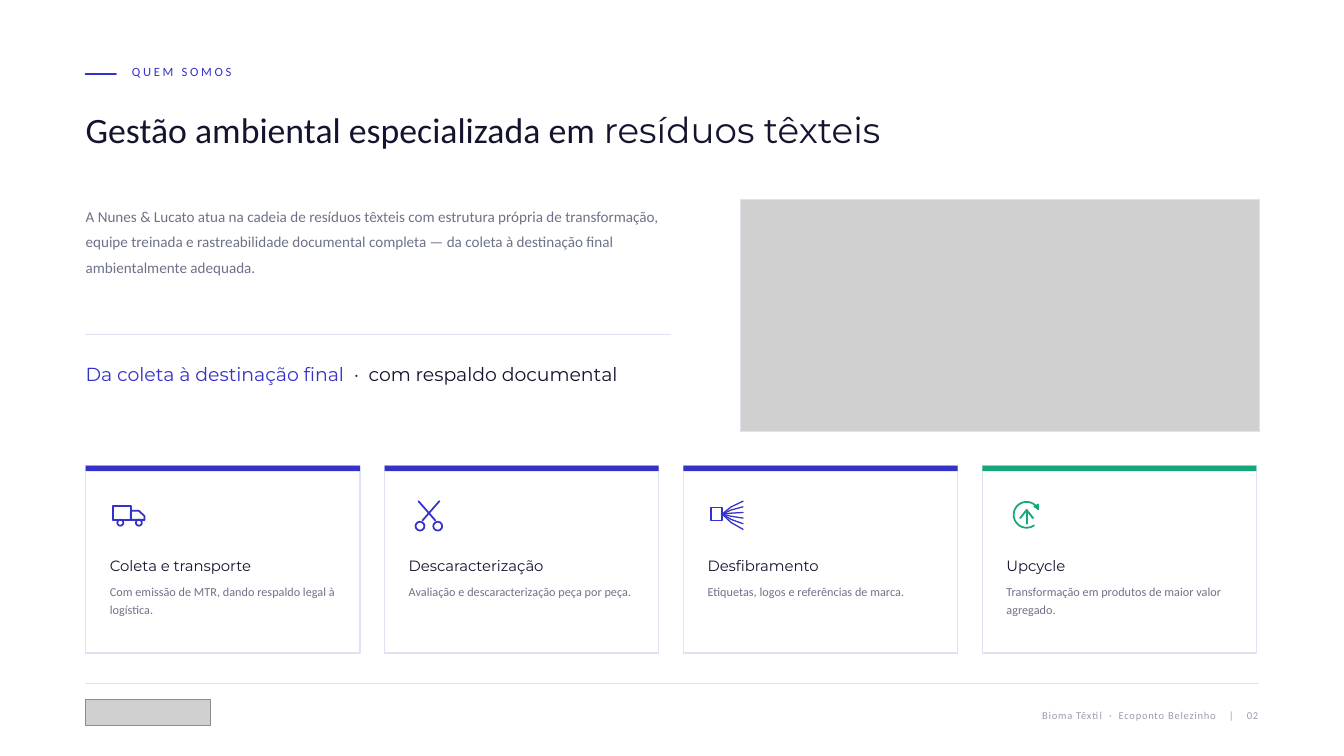
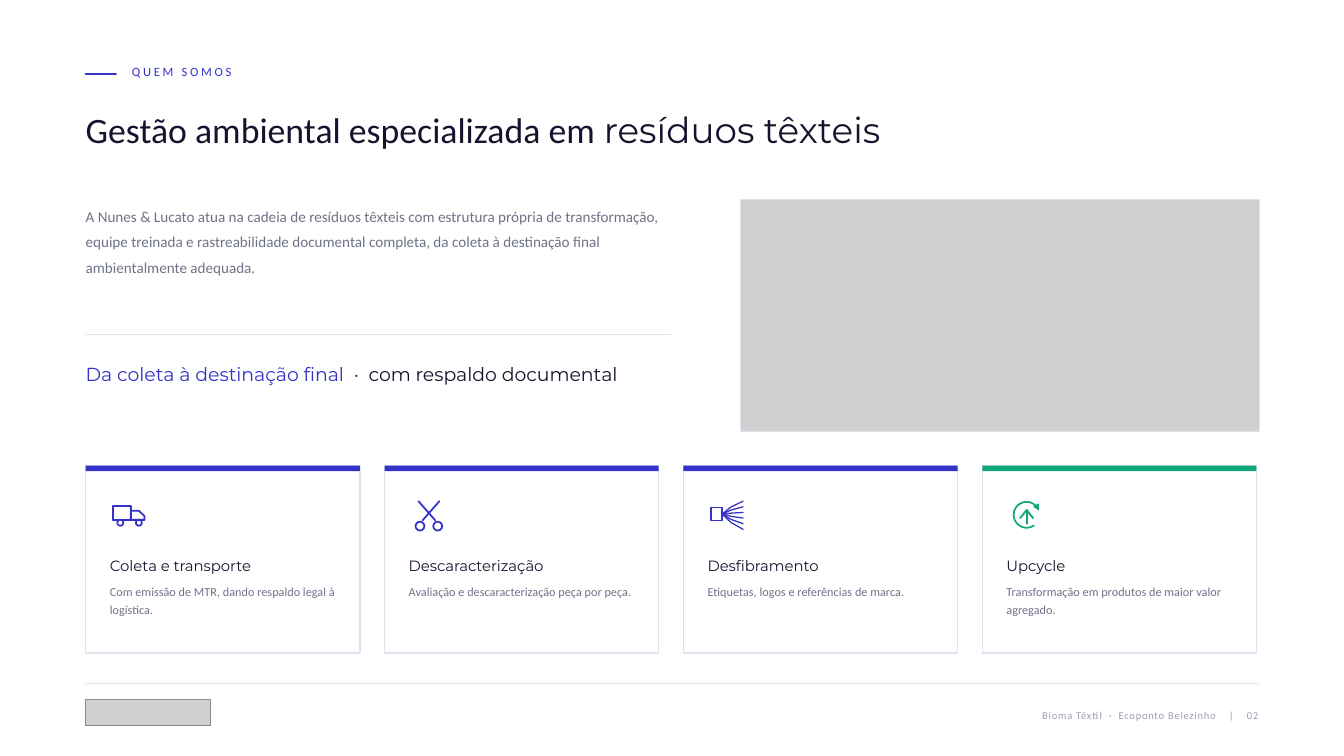
Before and after one commit to giovaniwawa789-beep/Kiro, a slide deck: slide 2 of apresentacoes/bioma_textil/Nunes_Lucato_Bioma_Textil_Ecoponto_Belezinho__Calibri.pptx. Drawn at 1344x756 pixels with LibreOffice and Linux fonts; fonts in the diff are those of the drawing; grey boxes stand for pictures. Boxes give left, top, right and bottom in pixels: in the first picture for what was removed or moved away, otherwise in the second. Text is boxed around its words. In the diff, an @@ line names an element or a change of style, - is before the commit and + after.

```diff
--- a/apresentacoes/bioma_textil/Nunes_Lucato_Bioma_Textil_Ecoponto_Belezinho__Calibri.pptx
+++ b/apresentacoes/bioma_textil/Nunes_Lucato_Bioma_Textil_Ecoponto_Belezinho__Calibri.pptx
@@ text at box(86, 211, 658, 276): text changed @@
-A Nunes & Lucato atua na cadeia de resíduos têxteis com estrutura própria de transformação, equipe treinada e rastreabilidade documental completa — da coleta à destinação final ambientalmente adequada.
+A Nunes & Lucato atua na cadeia de resíduos têxteis com estrutura própria de transformação, equipe treinada e rastreabilidade documental completa, da coleta à destinação final ambientalmente adequada.
```
Also in this commit, not shown: 5 other slides changed, 3 other files.
